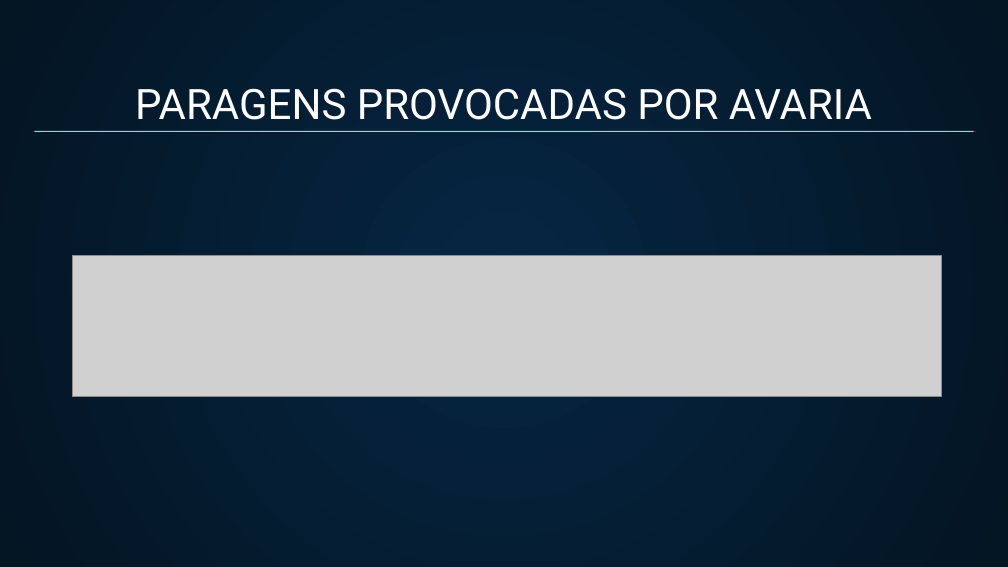
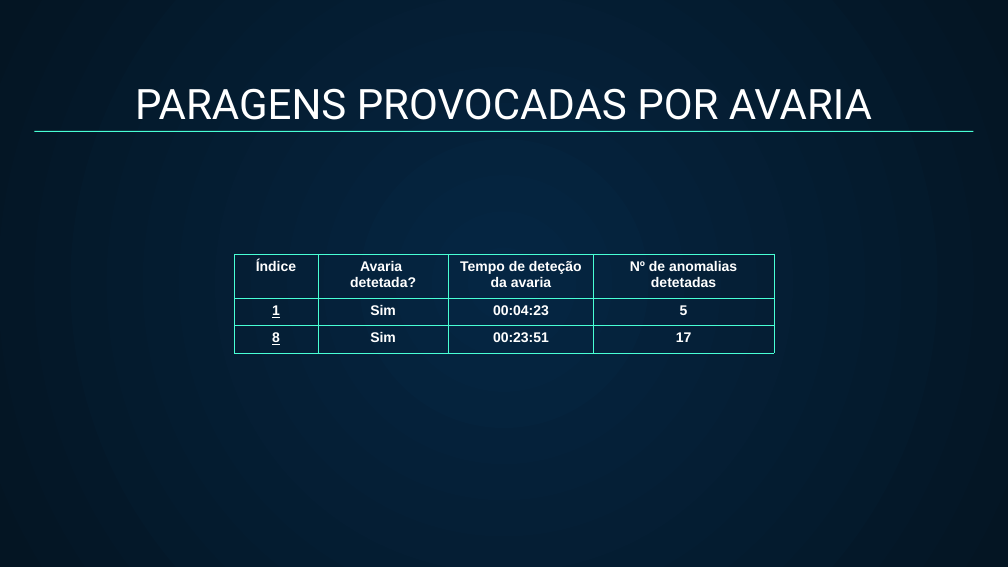
Before and after one commit to DanielCoelho112/master_thesis_document, a slide deck: slide 22 of defesa_tese/presentation.pptx (slide 20 before the commit). Drawn at 1008x567 pixels with LibreOffice and Linux fonts; fonts in the diff are those of the drawing; grey boxes stand for pictures. Boxes give left, top, right and bottom in pixels: in the first picture for what was removed or moved away, otherwise in the second. Text is boxed around its words. In the diff, an @@ line names an element or a change of style, - is before the commit and + after.

```diff
--- a/defesa_tese/presentation.pptx
+++ b/defesa_tese/presentation.pptx
@@ picture removed at [73, 256, 941, 396] @@
@@ table added at [234, 254, 774, 353], 3 rows, 4 columns @@
+Índice | Avaria / detetada? | Tempo de deteção da avaria | Nº de anomalias detetadas
+1 | Sim | 00:04:23 | 5
+8 | Sim | 00:23:51 | 17
```
Also in this commit, not shown: 12 other slides changed, 8 slides added, 5 slides removed, 2 other files.
